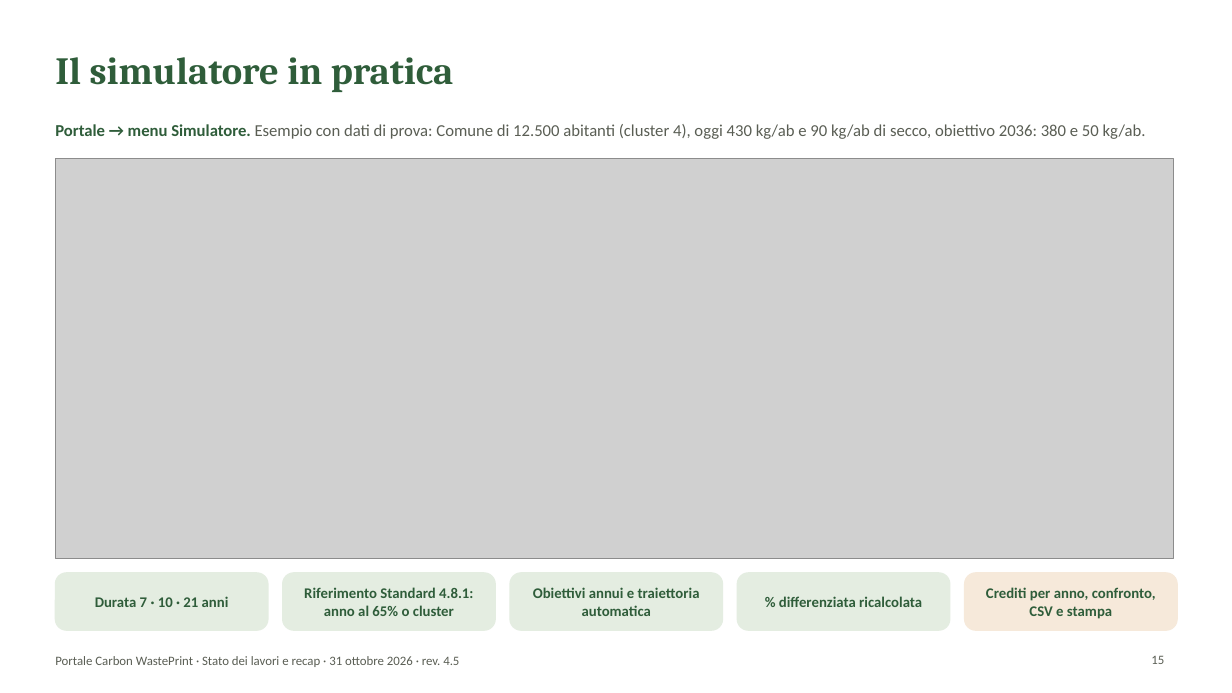
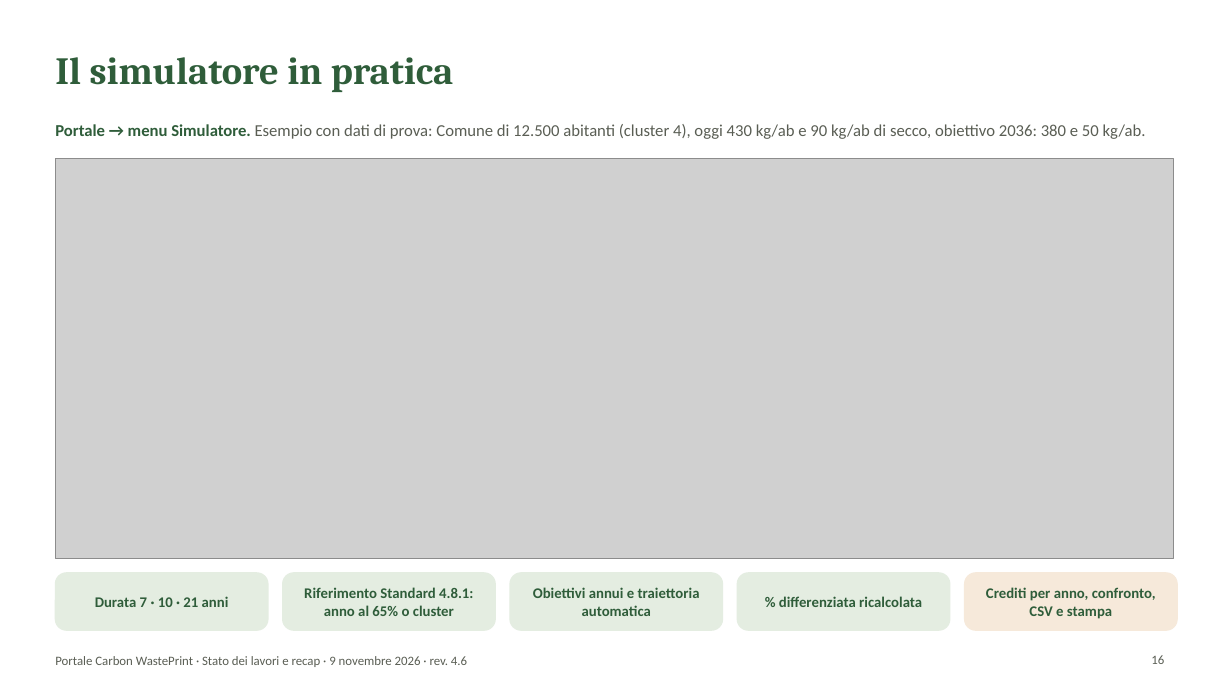
Before and after one commit to lucamorettioperate/portale-cwp, a slide deck: slide 16 of public/documentazione/Presentazione_Portale_CWP.pptx (slide 15 before the commit). Drawn at 1232x693 pixels with LibreOffice and Linux fonts; fonts in the diff are those of the drawing; grey boxes stand for pictures; background and template pictures are left out. Boxes give left, top, right and bottom in pixels: in the first picture for what was removed or moved away, otherwise in the second. Text is boxed around its words. In the diff, an @@ line names an element or a change of style, - is before the commit and + after.

```diff
--- a/public/documentazione/Presentazione_Portale_CWP.pptx
+++ b/public/documentazione/Presentazione_Portale_CWP.pptx
@@ text at (55, 656, 467, 667): text changed @@
-Portale Carbon WastePrint · Stato dei lavori e recap · 31 ottobre 2026 · rev. 4.5
+Portale Carbon WastePrint · Stato dei lavori e recap · 9 novembre 2026 · rev. 4.6
@@ page number at (1151, 655, 1164, 664): text changed @@
-15
+16
```
Also in this commit, not shown: 17 other slides changed, 1 slide added, 44 other files.
